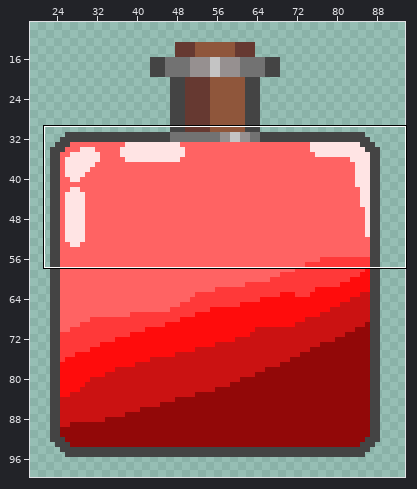
Two versions of one pixel-art file, Assets/Arts/Item/HP/Potion/BigHPPotion.aseprite. Above, an overview of the earlier version with the close-up marked.
Close-up. As it was:
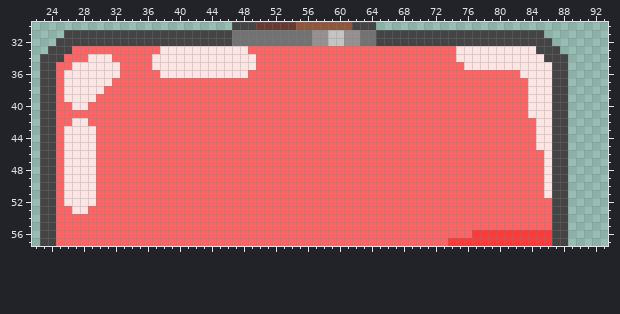
100x100 pixels, 1 frame. Shown: x 22..93, y 30..57. The wide view leaves out empty margins.
And afterwards:
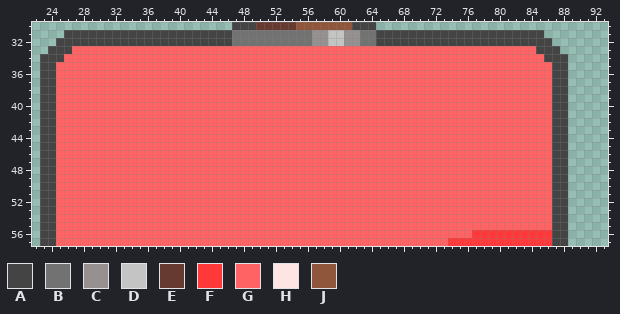
Palette (. is transparent): A #444444  B #727272  C #969090  D #c4c4c4  E #663931  F #ff3939  G #ff6363  H #ffe4e4  J #8f563b
The exact change:
@@ x 22..93 @@
 32 ...AAAAAAAAAAAAAAAAAAAAAABBBBBBBBBBCCDDCCBBAAAAAAAAAAAAAAAAAAAAAA.......
-33 ..AAAGGGGGGGGGGGHHHHHHHHHHHGGGGGGGGGGGGGGGGGGGGGGGGGGHHHHHHHHHHAAA......
-34 .AAAGGGHHHGGGGGHHHHHHHHHHHHHGGGGGGGGGGGGGGGGGGGGGGGGGHHHHHHHHHHHAAA.....
-35 .AAGGHHHHHHGGGGHHHHHHHHHHHHHGGGGGGGGGGGGGGGGGGGGGGGGGGHHHHHHHHHHHAA.....
-36 .AAGHHHHHHHGGGGGHHHHHHHHHHHGGGGGGGGGGGGGGGGGGGGGGGGGGGGGGGGGGHHHHAA.....
-37 .AAGHHHHHHGGGGGGGGGGGGGGGGGGGGGGGGGGGGGGGGGGGGGGGGGGGGGGGGGGGGHHHAA.....
-38 .AAGHHHHHGGGGGGGGGGGGGGGGGGGGGGGGGGGGGGGGGGGGGGGGGGGGGGGGGGGGGHHHAA.....
-39 .AAGHHHHGGGGGGGGGGGGGGGGGGGGGGGGGGGGGGGGGGGGGGGGGGGGGGGGGGGGGGHHHAA.....
-40 .AAGGHHGGGGGGGGGGGGGGGGGGGGGGGGGGGGGGGGGGGGGGGGGGGGGGGGGGGGGGGHHHAA.....
-41 .AAGGGGGGGGGGGGGGGGGGGGGGGGGGGGGGGGGGGGGGGGGGGGGGGGGGGGGGGGGGGHHHAA.....
-42 .AAGGHHGGGGGGGGGGGGGGGGGGGGGGGGGGGGGGGGGGGGGGGGGGGGGGGGGGGGGGGGHHAA.....
-43 .AAGHHHHGGGGGGGGGGGGGGGGGGGGGGGGGGGGGGGGGGGGGGGGGGGGGGGGGGGGGGGHHAA.....
-44 .AAGHHHHGGGGGGGGGGGGGGGGGGGGGGGGGGGGGGGGGGGGGGGGGGGGGGGGGGGGGGGHHAA.....
-45 .AAGHHHHGGGGGGGGGGGGGGGGGGGGGGGGGGGGGGGGGGGGGGGGGGGGGGGGGGGGGGGHHAA.....
-46 .AAGHHHHGGGGGGGGGGGGGGGGGGGGGGGGGGGGGGGGGGGGGGGGGGGGGGGGGGGGGGGGHAA.....
-47 .AAGHHHHGGGGGGGGGGGGGGGGGGGGGGGGGGGGGGGGGGGGGGGGGGGGGGGGGGGGGGGGHAA.....
-48 .AAGHHHHGGGGGGGGGGGGGGGGGGGGGGGGGGGGGGGGGGGGGGGGGGGGGGGGGGGGGGGGHAA.....
-49 .AAGHHHHGGGGGGGGGGGGGGGGGGGGGGGGGGGGGGGGGGGGGGGGGGGGGGGGGGGGGGGGHAA.....
-50 .AAGHHHHGGGGGGGGGGGGGGGGGGGGGGGGGGGGGGGGGGGGGGGGGGGGGGGGGGGGGGGGHAA.....
-51 .AAGHHHHGGGGGGGGGGGGGGGGGGGGGGGGGGGGGGGGGGGGGGGGGGGGGGGGGGGGGGGGHAA.....
-52 .AAGHHHHGGGGGGGGGGGGGGGGGGGGGGGGGGGGGGGGGGGGGGGGGGGGGGGGGGGGGGGGGAA.....
-53 .AAGGHHGGGGGGGGGGGGGGGGGGGGGGGGGGGGGGGGGGGGGGGGGGGGGGGGGGGGGGGGGGAA.....
+33 ..AAAGGGGGGGGGGGGGGGGGGGGGGGGGGGGGGGGGGGGGGGGGGGGGGGGGGGGGGGGGGAAA......
+34 .AAAGGGGGGGGGGGGGGGGGGGGGGGGGGGGGGGGGGGGGGGGGGGGGGGGGGGGGGGGGGGGAAA.....
+35 .AAGGGGGGGGGGGGGGGGGGGGGGGGGGGGGGGGGGGGGGGGGGGGGGGGGGGGGGGGGGGGGGAA.....
+36 .AAGGGGGGGGGGGGGGGGGGGGGGGGGGGGGGGGGGGGGGGGGGGGGGGGGGGGGGGGGGGGGGAA.....
+37 .AAGGGGGGGGGGGGGGGGGGGGGGGGGGGGGGGGGGGGGGGGGGGGGGGGGGGGGGGGGGGGGGAA.....
+38 .AAGGGGGGGGGGGGGGGGGGGGGGGGGGGGGGGGGGGGGGGGGGGGGGGGGGGGGGGGGGGGGGAA.....
+39 .AAGGGGGGGGGGGGGGGGGGGGGGGGGGGGGGGGGGGGGGGGGGGGGGGGGGGGGGGGGGGGGGAA.....
+40 .AAGGGGGGGGGGGGGGGGGGGGGGGGGGGGGGGGGGGGGGGGGGGGGGGGGGGGGGGGGGGGGGAA.....
+41 .AAGGGGGGGGGGGGGGGGGGGGGGGGGGGGGGGGGGGGGGGGGGGGGGGGGGGGGGGGGGGGGGAA.....
+42 .AAGGGGGGGGGGGGGGGGGGGGGGGGGGGGGGGGGGGGGGGGGGGGGGGGGGGGGGGGGGGGGGAA.....
+43 .AAGGGGGGGGGGGGGGGGGGGGGGGGGGGGGGGGGGGGGGGGGGGGGGGGGGGGGGGGGGGGGGAA.....
+44 .AAGGGGGGGGGGGGGGGGGGGGGGGGGGGGGGGGGGGGGGGGGGGGGGGGGGGGGGGGGGGGGGAA.....
+45 .AAGGGGGGGGGGGGGGGGGGGGGGGGGGGGGGGGGGGGGGGGGGGGGGGGGGGGGGGGGGGGGGAA.....
+46 .AAGGGGGGGGGGGGGGGGGGGGGGGGGGGGGGGGGGGGGGGGGGGGGGGGGGGGGGGGGGGGGGAA.....
+47 .AAGGGGGGGGGGGGGGGGGGGGGGGGGGGGGGGGGGGGGGGGGGGGGGGGGGGGGGGGGGGGGGAA.....
+48 .AAGGGGGGGGGGGGGGGGGGGGGGGGGGGGGGGGGGGGGGGGGGGGGGGGGGGGGGGGGGGGGGAA.....
+49 .AAGGGGGGGGGGGGGGGGGGGGGGGGGGGGGGGGGGGGGGGGGGGGGGGGGGGGGGGGGGGGGGAA.....
+50 .AAGGGGGGGGGGGGGGGGGGGGGGGGGGGGGGGGGGGGGGGGGGGGGGGGGGGGGGGGGGGGGGAA.....
+51 .AAGGGGGGGGGGGGGGGGGGGGGGGGGGGGGGGGGGGGGGGGGGGGGGGGGGGGGGGGGGGGGGAA.....
+52 .AAGGGGGGGGGGGGGGGGGGGGGGGGGGGGGGGGGGGGGGGGGGGGGGGGGGGGGGGGGGGGGGAA.....
+53 .AAGGGGGGGGGGGGGGGGGGGGGGGGGGGGGGGGGGGGGGGGGGGGGGGGGGGGGGGGGGGGGGAA.....
 54 .AAGGGGGGGGGGGGGGGGGGGGGGGGGGGGGGGGGGGGGGGGGGGGGGGGGGGGGGGGGGGGGGAA.....
Pixel boxes of the changes (left, top, right, bottom) in both close-ups:
changed: (152, 46, 256, 78)
changed: (456, 46, 552, 198)
changed: (64, 54, 120, 214)
